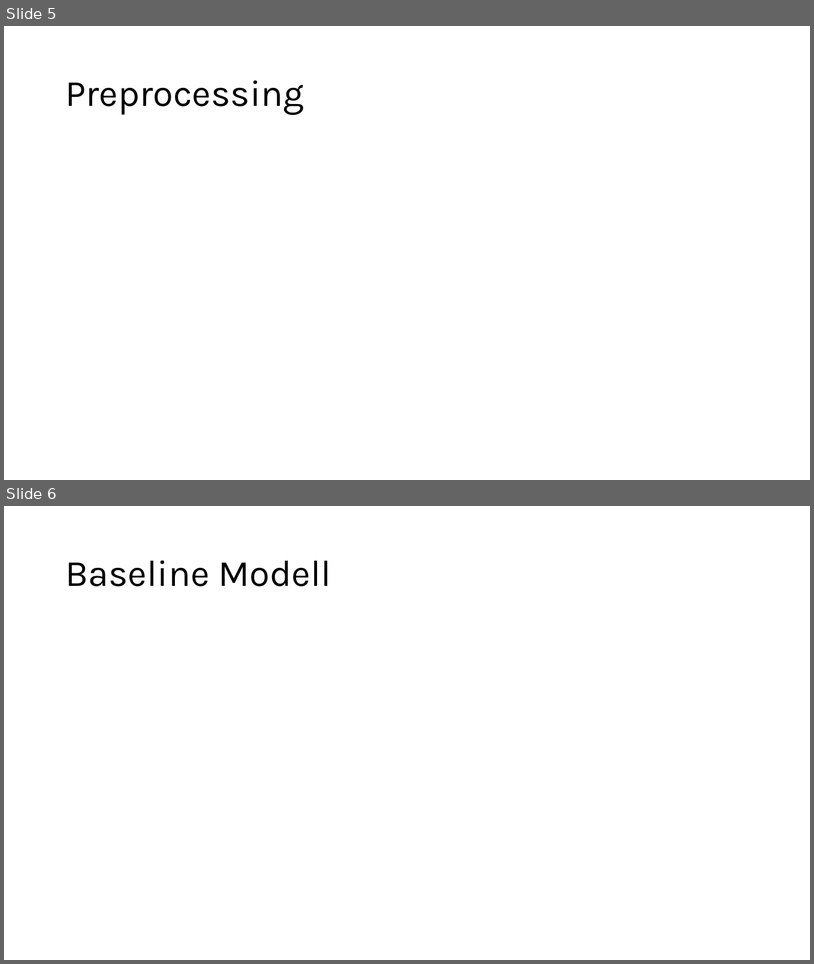
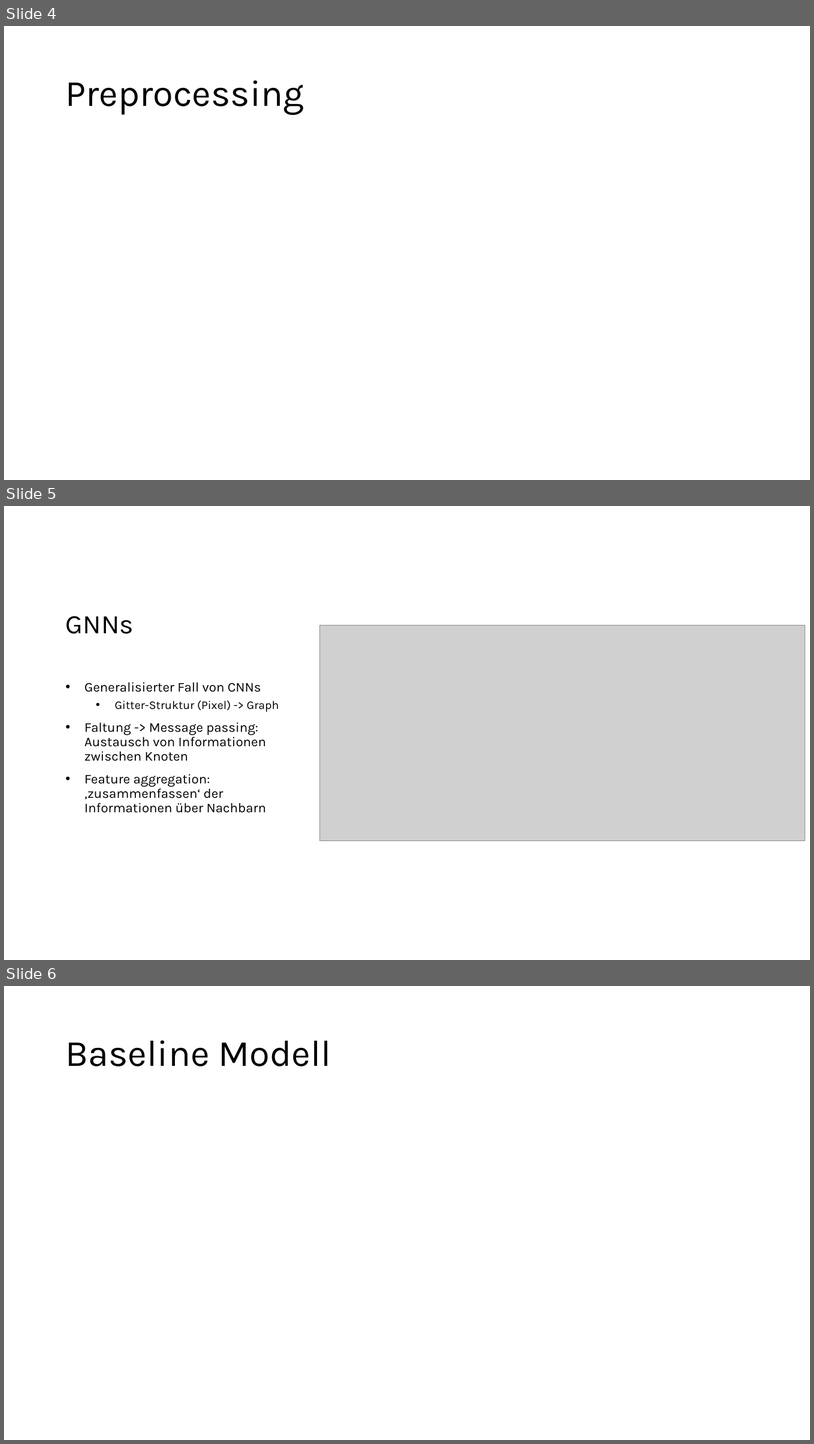
Before and after one commit to GerritErdt/machineLearning, a slide deck: presentation.pptx. Shown one above the other, each under a label of ours: slides 5 and 6 before the commit, slides 4, 5 and 6 after it. The pictures are 814x964 and 814x1444 pixels, drawn with LibreOffice and Linux fonts; fonts in the diff are those of the drawing; grey boxes stand for pictures. Boxes give left, top, right and bottom in pixels: in the first picture for what was removed or moved away, otherwise in the second. Text is boxed around its words. In the diff, an @@ line names an element or a change of style, - is before the commit and + after.

```diff
--- a/presentation.pptx
+++ b/presentation.pptx
@@ slide 5 added at (4,506,810,960), background #FFFFFF @@
@@ title added at (66,616,134,634), 32 pt, text #000000 @@
+GNNs
@@ picture added at (320,625,806,841) @@
@@ text added at (84,682,279,813), 16 pt, text #000000 @@
+• Generalisierter Fall von CNNs
+  • Gitter-Struktur (Pixel) -> Graph
+• Faltung -> Message passing: Austausch von Informationen zwischen Knoten
+• Feature aggregation: ‚zusammenfassen‘ der Informationen über Nachbarn
@@ what was slide 5 is now slide 4 @@
```
Also in this commit, not shown: 1 slide removed, 1 other file.
